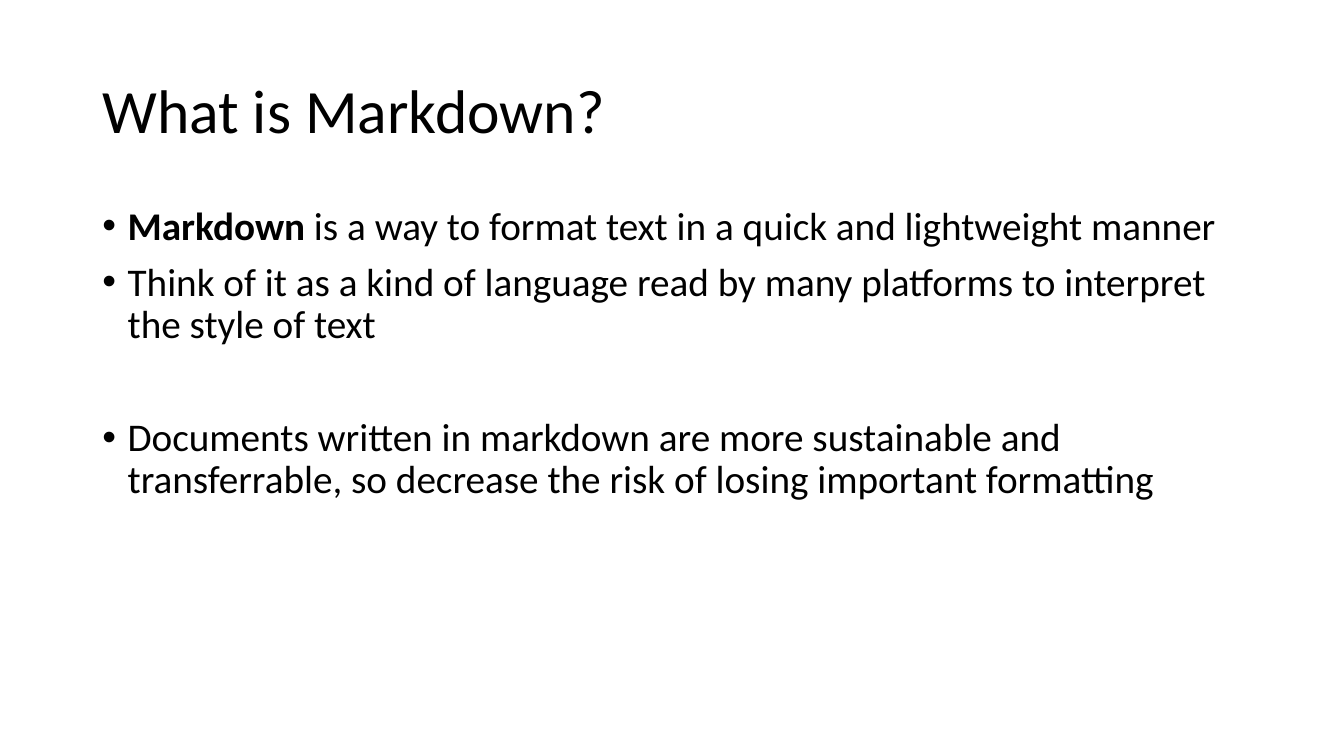
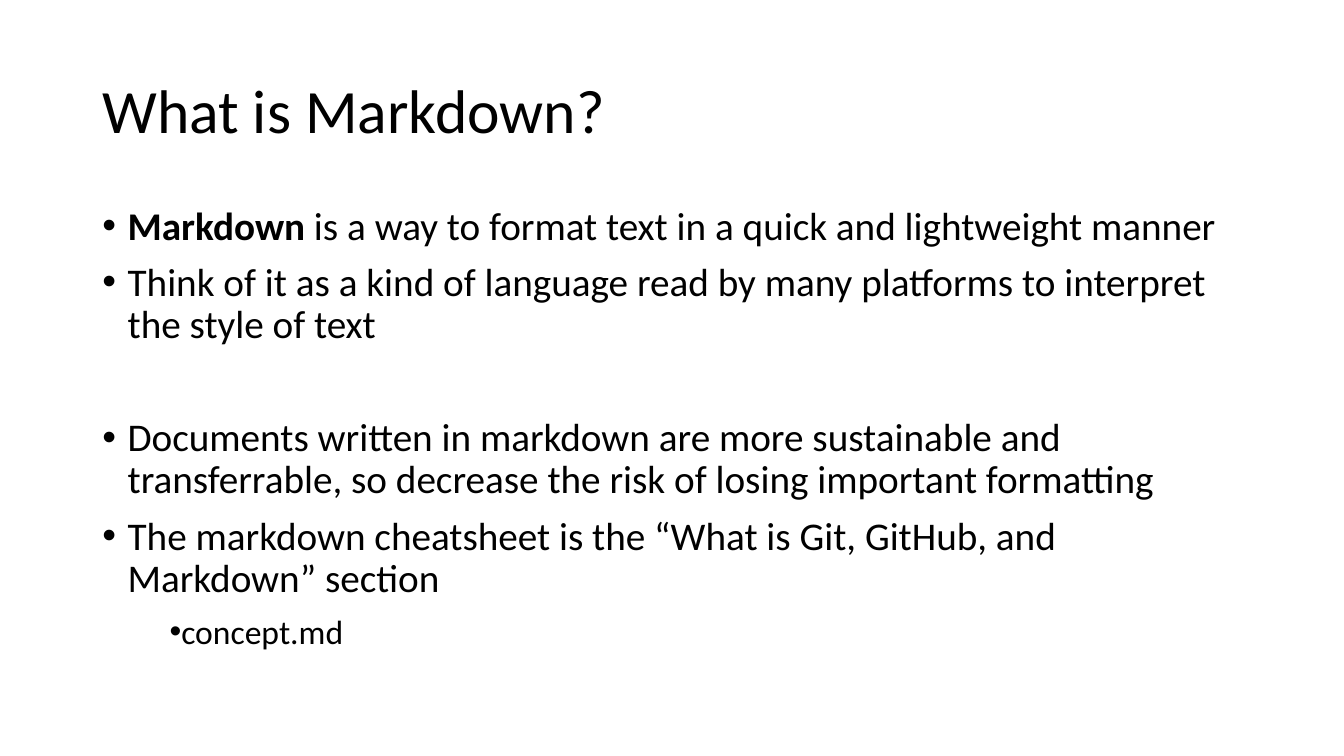
Before and after one commit to jojokarlin/Git_DRI_Jan_2017, a slide deck: slide 10 of GitPres.pptx. Drawn at 1344x756 pixels with LibreOffice and Linux fonts; fonts in the diff are those of the drawing. Boxes give left, top, right and bottom in pixels: in the first picture for what was removed or moved away, otherwise in the second. Text is boxed around its words. In the diff, an @@ line names an element or a change of style, - is before the commit and + after.

```diff
--- a/GitPres.pptx
+++ b/GitPres.pptx
@@ text at (128, 522, 1056, 650): paragraphs added @@
+• The markdown cheatsheet is the “What is Git, GitHub, and Markdown” section
+  • concept.md
```
Also in this commit, not shown: 27 other slides changed, 2 slides removed.
